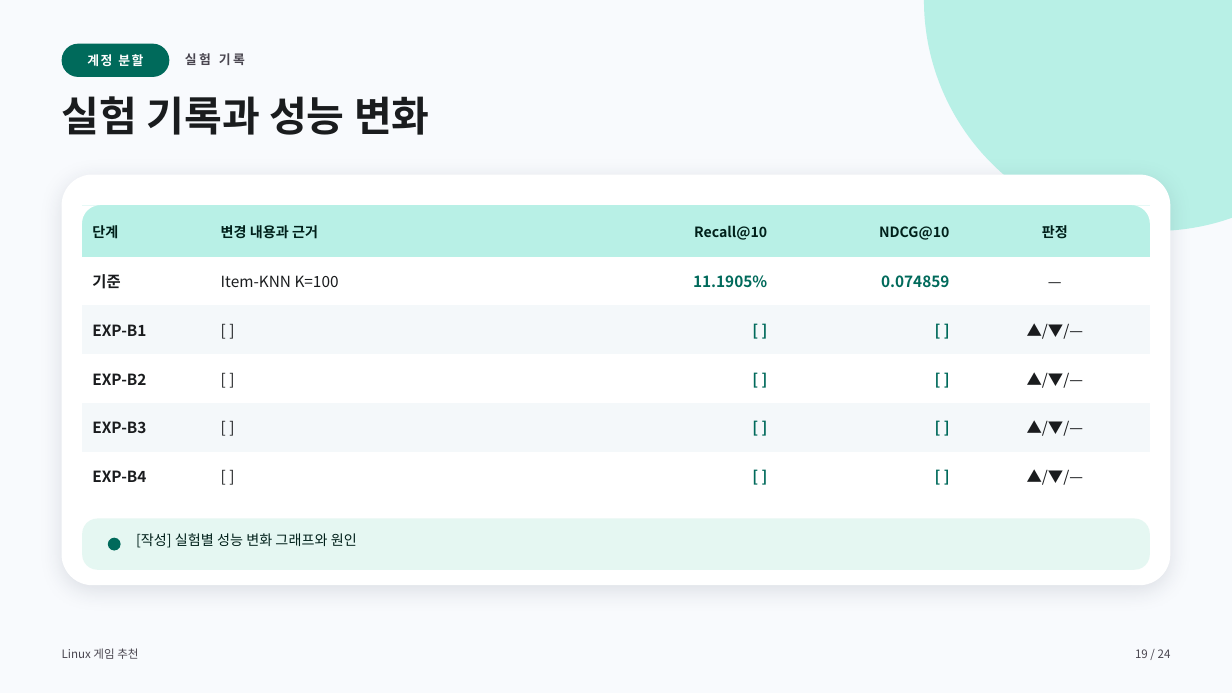
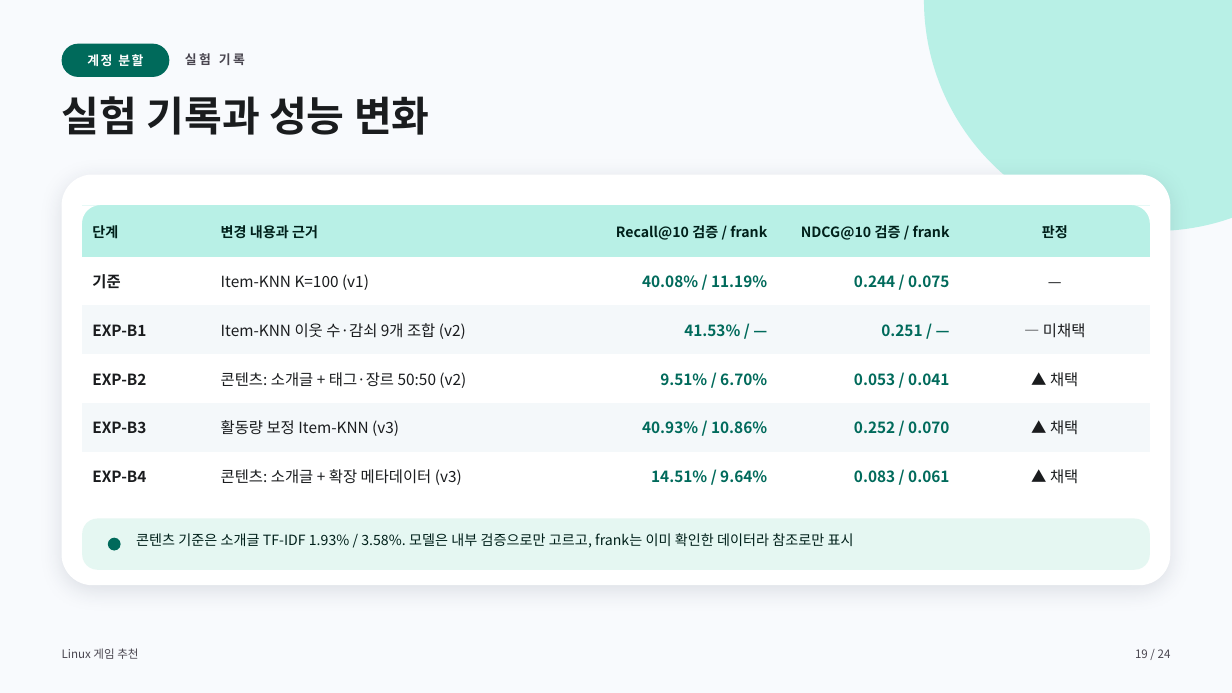
Before and after one commit to jinSeong-P/ML-game-recommendation, a slide deck: slide 19 of presentation/ML-game-recommendation-final.pptx. Drawn at 1232x693 pixels with LibreOffice and Linux fonts; fonts in the diff are those of the drawing. Boxes give left, top, right and bottom in pixels: in the first picture for what was removed or moved away, otherwise in the second. Text is boxed around its words. In the diff, an @@ line names an element or a change of style, - is before the commit and + after.

```diff
--- a/presentation/ML-game-recommendation-final.pptx
+++ b/presentation/ML-game-recommendation-final.pptx
@@ table at [82,205,1151,500] @@
-row 1, column 3: Recall@10
+row 1, column 3: Recall@10 검증 / frank
-row 1, column 4: NDCG@10
+row 1, column 4: NDCG@10 검증 / frank
-row 2: 기준 | Item-KNN K=100 | 11.1905% | 0.074859 | —
+row 2: 기준 | Item-KNN K=100 (v1) | 40.08% / 11.19% | 0.244 / 0.075 | —
-row 3: EXP-B1 | [ ] | [ ] | [ ] | ▲/▼/—
+row 3: EXP-B1 | Item-KNN 이웃 수·감쇠 9개 조합 (v2) | 41.53% / — | 0.251 / — | — 미채택
-row 4: EXP-B2 | [ ] | [ ] | [ ] | ▲/▼/—
+row 4: EXP-B2 | 콘텐츠: 소개글 + 태그·장르 50:50 (v2) | 9.51% / 6.70% | 0.053 / 0.041 | ▲ 채택
-row 5: EXP-B3 | [ ] | [ ] | [ ] | ▲/▼/—
+row 5: EXP-B3 | 활동량 보정 Item-KNN (v3) | 40.93% / 10.86% | 0.252 / 0.070 | ▲ 채택
-row 6: EXP-B4 | [ ] | [ ] | [ ] | ▲/▼/—
+row 6: EXP-B4 | 콘텐츠: 소개글 + 확장 메타데이터 (v3) | 14.51% / 9.64% | 0.083 / 0.061 | ▲ 채택
@@ text at [136,533,854,548]: text changed @@
-[작성] 실험별 성능 변화 그래프와 원인
+콘텐츠 기준은 소개글 TF-IDF 1.93% / 3.58%. 모델은 내부 검증으로만 고르고, frank는 이미 확인한 데이터라 참조로만 표시
```
Also in this commit, not shown: 9 other slides changed.
